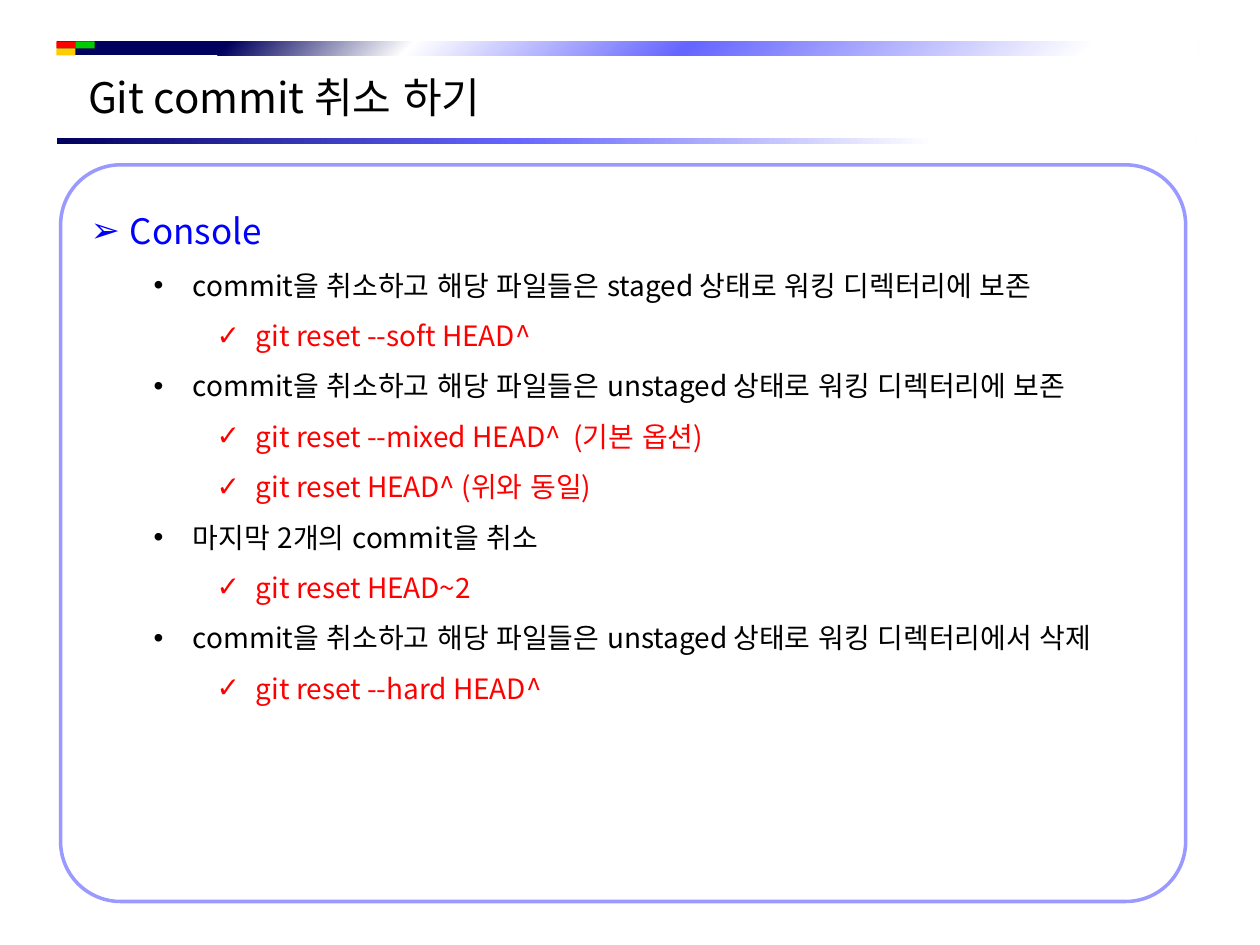
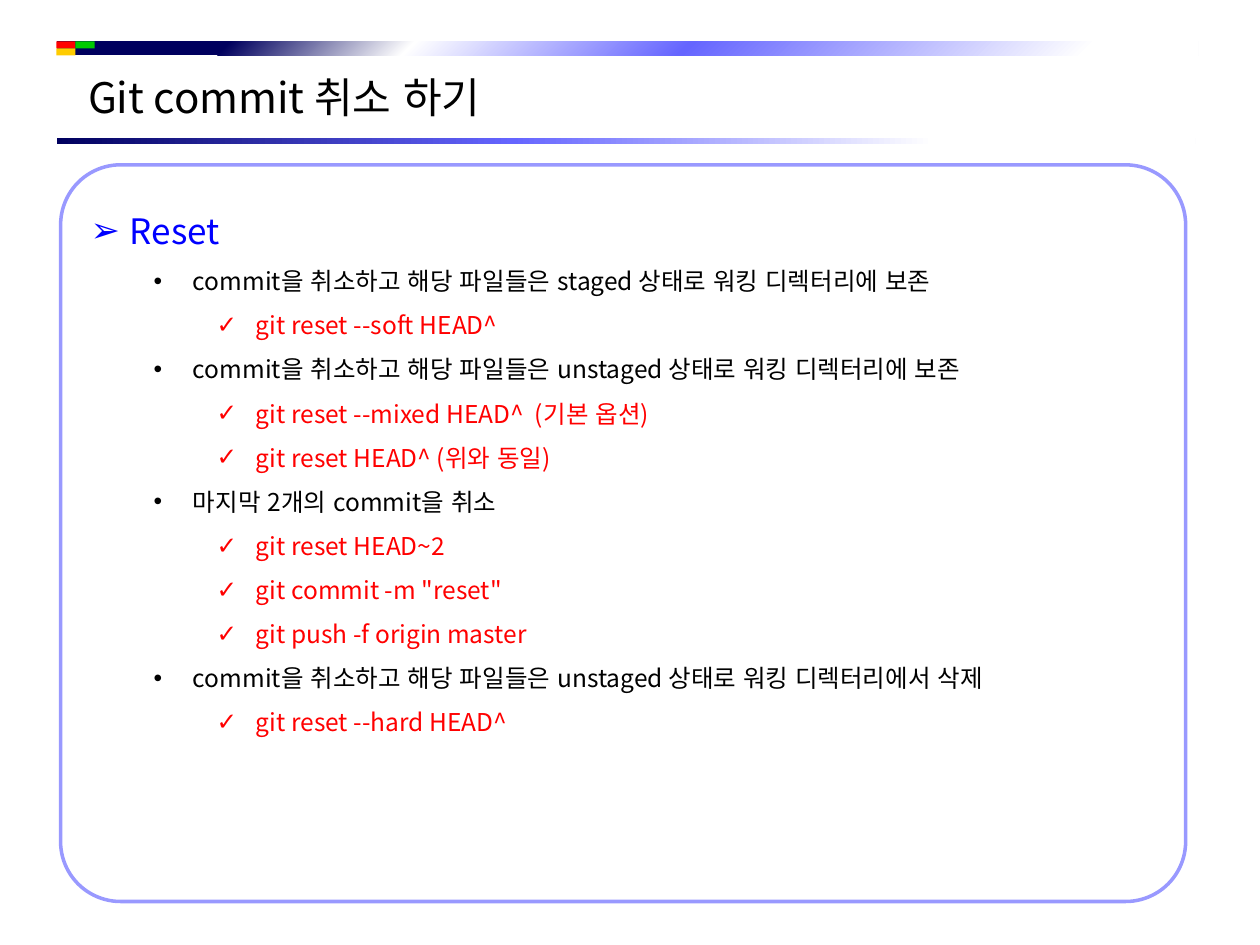
Before and after one commit to jsh-1235/Document, a slide deck: slide 14 of Git/Git 시작하기.pptx (slide 15 before the commit). Drawn at 1260x945 pixels with LibreOffice and Linux fonts; fonts in the diff are those of the drawing; background and template pictures are left out. Boxes give left, top, right and bottom in pixels: in the first picture for what was removed or moved away, otherwise in the second. Text is boxed around its words. In the diff, an @@ line names an element or a change of style, - is before the commit and + after.

```diff
--- a/Git/Git 시작하기.pptx
+++ b/Git/Git 시작하기.pptx
@@ text in rounded rectangle at bbox=[130, 218, 220, 245]: text changed @@
-➢ Console
+➢ Reset
@@ text in rounded rectangle at bbox=[193, 269, 983, 737]: size 16 to 14 pt in "commit을 취소하고 해당 파일들은 staged 상태로 워킹 ...", "git reset --soft HEAD^", "commit을 취소하고 해당 파일들은 unstaged 상태로 워킹 ...", "git reset --mixed HEAD^ (기본 옵션)" and 5 more places @@
@@ text in rounded rectangle at bbox=[256, 580, 526, 649]: paragraphs added @@
+    ✓ git commit -m "reset"
+    ✓ git push -f origin master
```
Also in this commit, not shown: 7 other slides changed, 12 slides added, 1 slide removed.
